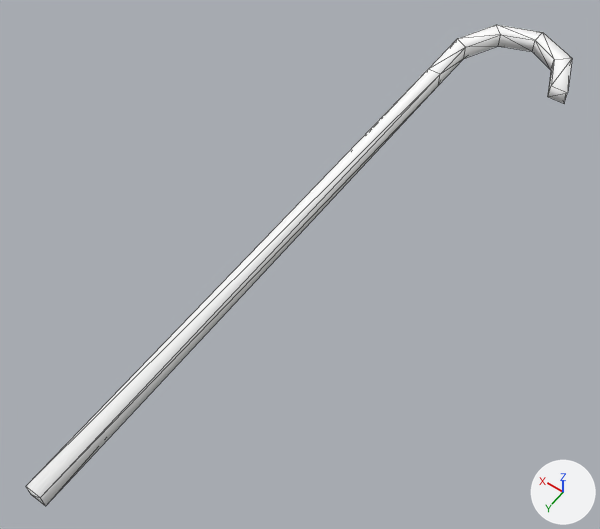
A saved change to the glTF model public/3d/item/model__item__room.ofs_1471_0/1471sbim02_11.gltf.
One viewpoint serves both versions: a 50 mm camera at (-0.491, 0.407, 0.964) aimed at (-0.039, -0.226, -0.031). Lighting does not change. The marker at lower right points along +X, +Y and +Z. The older version comes first. Mesh edges are drawn as thin lines.

Names of what the first picture shows: '1471sbim02_11'.
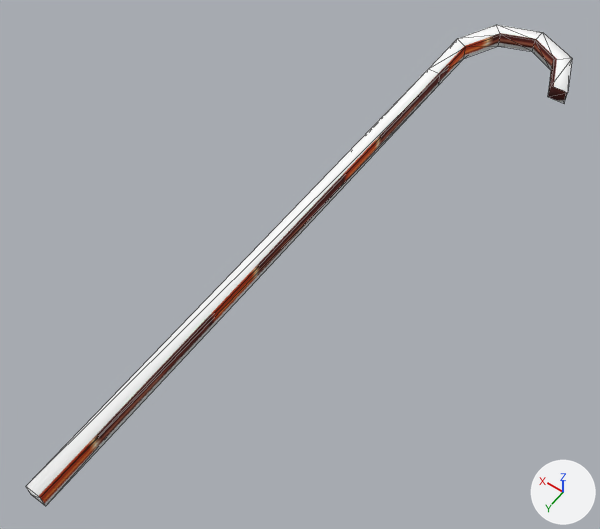
Location of each change, (x1, y1, x2, y2) in pixels of the pictures (600 x 529 px):
'1471sbim02_11', surface changed: (36, 30, 568, 506) in both

The edits, one by one:
Picture 'sbim02_11' (img_sbim02_11) is new.
In material 'sbim02_11_0' (mat_sbim02_11_0), base_color is no longer (1.0, 1.0, 1.0), white #ffffff.
In material 'sbim02_11_0' (mat_sbim02_11_0), texture is now set to img_sbim02_11.
